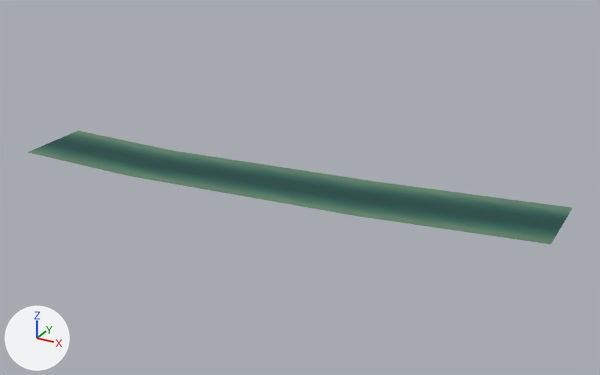
The glTF model games/yorimichi/assets/belmonte/meshes/SM_BM_BC_Water_3.glb as it was, and as the next commit left it.
Before and after are seen from a 50 mm lens placed at (567.0, -520.0, 121.0), pointed at (394.0, -204.0, -37.0). Every picture has the same lights, and +X, +Y and +Z are marked at lower left. The first picture is the older version.

Script lines for the objects in view, before the commit:
```python
me_sm_bc_water_3 = bpy.data.meshes.new('SM_BC_Water_3')
me_sm_bc_water_3.from_pydata(...)  # 767 vertices, 1368 faces; spans x 256.0..512.0, y -242.0..-173.0, z -33.0..-32.0
me_sm_bc_water_3.materials.append(mat_bm_000_m_water_003)
ob_sm_bm_bc_water_3 = bpy.data.objects.new('SM_BM_BC_Water_3', me_sm_bc_water_3)
ob_sm_bm_bc_water_3.location = (0.0, 0.0, 0.0)
```
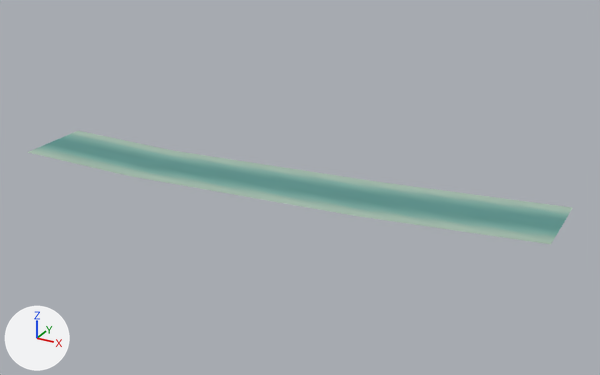
Location of each change, [x1, y1, x2, y2] in pixels of the pictures (600 x 375 px):
part 1 of me_sm_bc_water_3, recoloured (dark cyan to cyan)
    both: [43, 136, 567, 235]
part 2 of me_sm_bc_water_3, recoloured
    both: [28, 131, 572, 244]
part 3 of me_sm_bc_water_3, recoloured
    both: [31, 133, 569, 241]

The edits, one by one:
me_sm_bc_water_3 has 767 vertices, 1368 faces and spans x 256.0..512.0, y -242.0..-173.0, z -33.0..-32.0.
me_sm_bc_water_3 is used by ob_sm_bm_bc_water_3; location (0.0, 0.0, 0.0).
me_sm_bc_water_3 part 1: 626 faces centred in x 258.0..511.0, y -230.0..-185.0, z -33.0..-32.0 are repainted in the vertex colours; the middle colour goes from dark cyan #1b4c45 to cyan #5c948e.
me_sm_bc_water_3 part 2: 438 faces centred in x 258.0..511.0, y -241.0..-174.0, z -33.0..-32.0 are repainted in the vertex colours; the middle colour goes from greyish green #60816a to grey #a5bcad.
me_sm_bc_water_3 part 3: 304 faces centred in x 258.0..511.0, y -237.0..-181.0, z -33.0..-32.0 are repainted in the vertex colours; the middle colour goes from dark green #3b6b5b to greyish green #84ada1.
